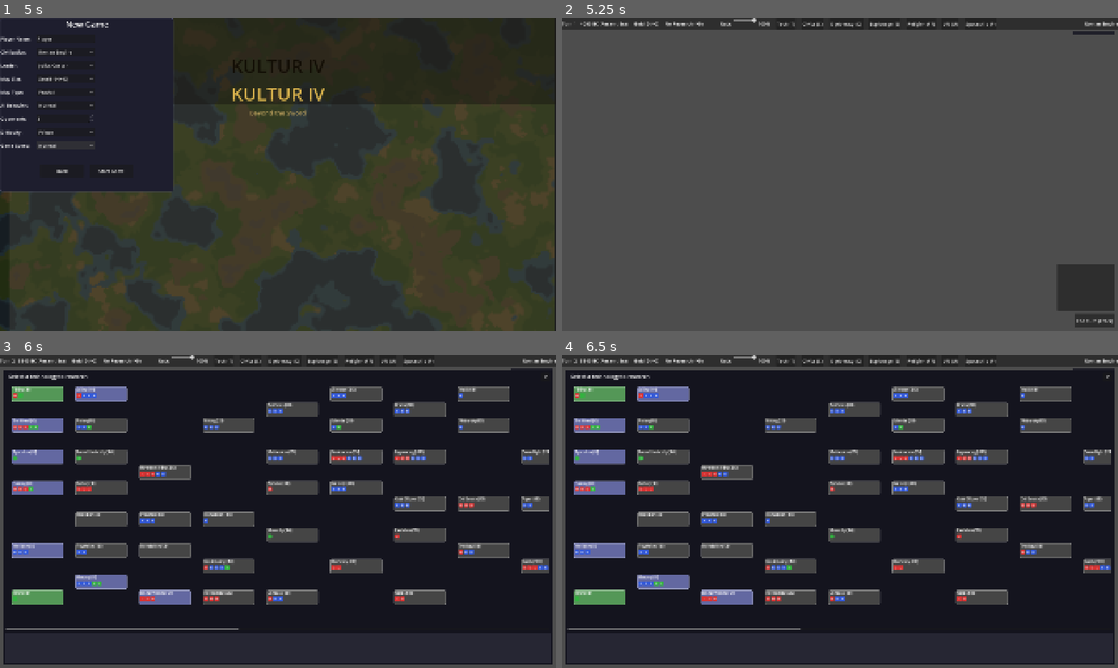
Above: before the commit, frames 1-4 (two rows, left to right).
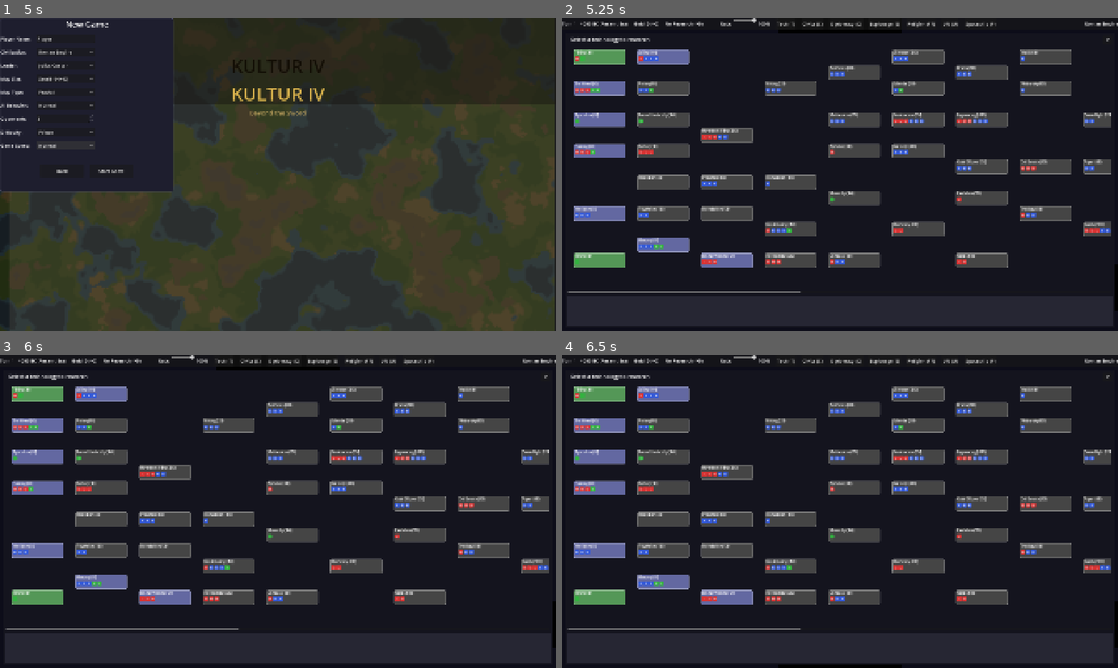
Above: after the commit, the same moments.

Repository: mammaspappa/KULTURIV
Game: Godot game, scene res://scenes/main/main_menu.tscn
Two runs of this game, one before a commit and one after it. Both use one fixed random seed, a clock stepped at 60 frames per second and the inputs below.
Inputs:
- Up to frame 1 (5 s): click "Single Player" at 0.5 s; click "New Game" at 1.25 s; click "Normal" at 2 s; click "Normal" at 2.75 s; click "Normal" at 3.5 s; click "Normal" at 4.25 s
- Up to frame 2 (5.25 s): click "Start Game" at 5 s
- Up to frame 3 (6 s): click "End Turn (Enter)" at 5.75 s
- Up to frame 4 (6.5 s): no input

Frame 1 is identical in both runs. In frame 2, 86% of the frame differs, in the area x 0-100%, y 0-100%; in frame 3, 5.5%; in frame 4, 5.4%.
Error before the commit: Parse Error: Identifier "city_count" not declared in the current scope. (res://scripts/core/game_world.gd:596)

Commit message:
Fix: rename captured city if name collides with existing own city
Greece lost original Athens → founded new Athens → recaptured original
Athens from barbs → empire had two cities named "Athens". transfer_to
now checks for name collision on capture and picks the first unused
name from the new owner's civ name list.

Diff:
--- a/scripts/core/game_world.gd
+++ b/scripts/core/game_world.gd
@@ -593,7 +593,8 @@
 	entity_layer.add_child(city)
 
 	# First city for non-barbarians gets a free palace (becomes capital)
-	if city_count == 0 and owner.civilization_id != "barbarian":
+	# owner.cities.size() == 1 now because add_city() above already added it
+	if owner.cities.size() == 1 and owner.civilization_id != "barbarian":
 		city.buildings.append("palace")
 		city.calculate_yields()
 
--- a/scripts/entities/city.gd
+++ b/scripts/entities/city.gd
@@ -1400,6 +1400,27 @@
 	if new_owner:
 		new_owner.cities.append(self)
 
+		# Rename if the city name already exists in the new owner's empire
+		# (e.g. Greece recaptures Athens but already founded a new Athens after losing the original)
+		var name_collision = false
+		for other in new_owner.cities:
+			if other != self and other.city_name == city_name:
+				name_collision = true
+				break
+		if name_collision:
+			var civ_data = DataManager.get_civ(new_owner.civilization_id)
+			var city_names = civ_data.get("city_names", ["City"])
+			var used: Dictionary = {}
+			for c in new_owner.cities:
+				used[c.city_name] = true
+			for n in city_names:
+				if not used.has(n):
+					city_name = n
+					break
+			if city_name in used and city_name == used.keys()[0]:
+				# Still a collision — use numbered variant
+				city_name = "%s %d" % [city_names[0], new_owner.cities.size() + 1]
+
 	# Set resistance proportional to population
 	resistance_turns = max(1, population / 2)
 
